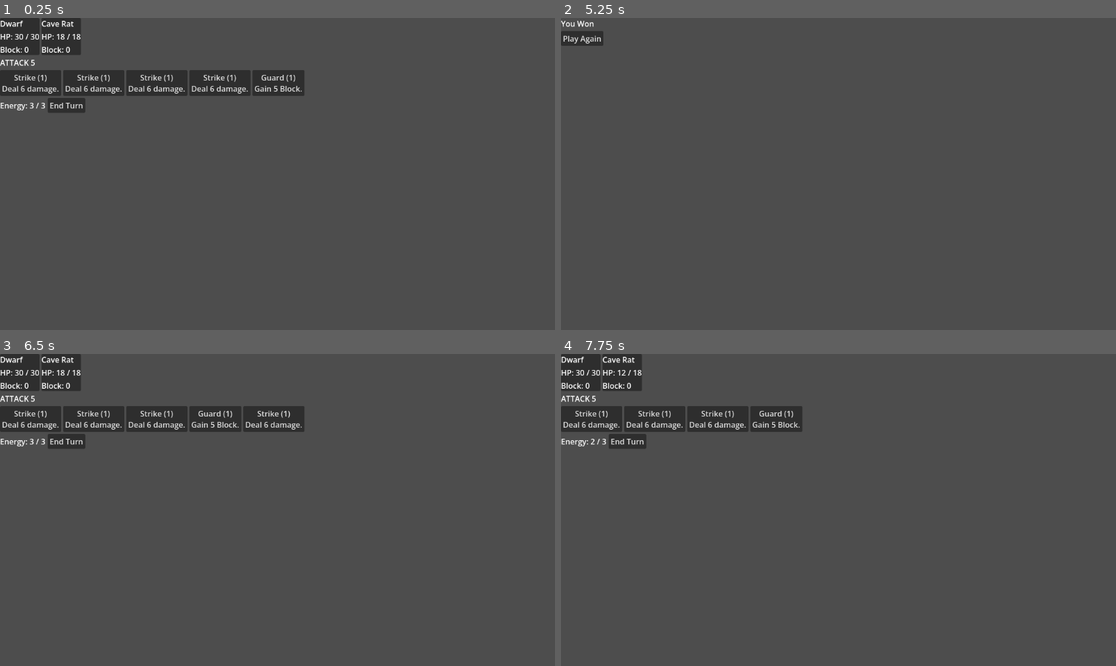
Above: before the commit, frames 1-4 (two rows, left to right).
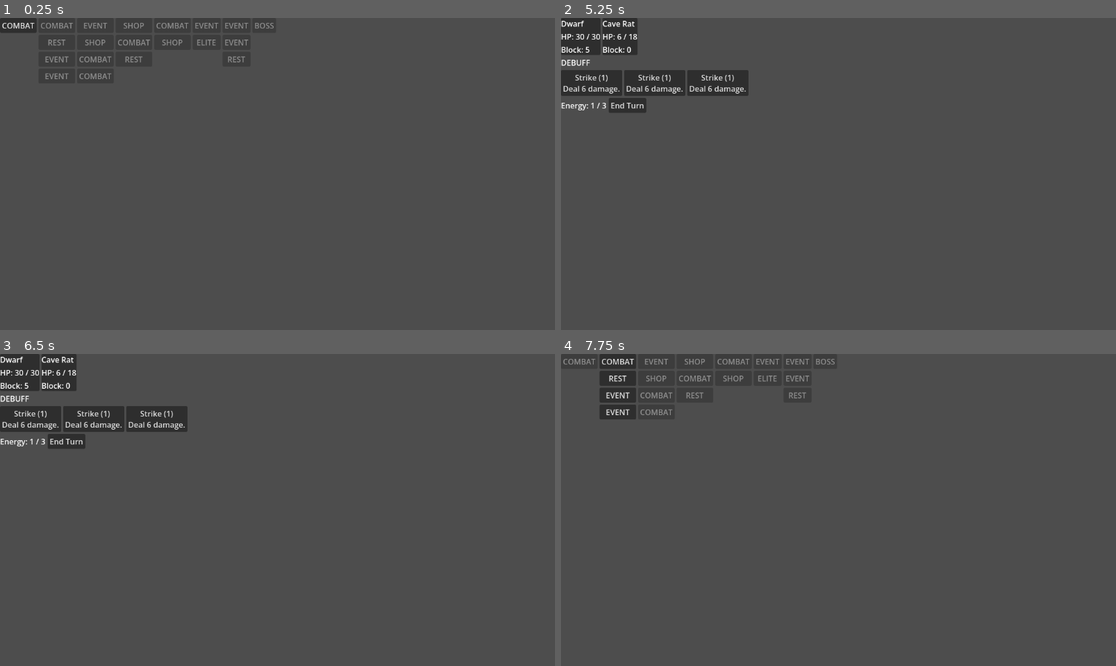
Above: after the commit, the same moments.

Repository: cedraci/nalbeuk
Game: Godot game, scene res://scripts/ui/run/run_scene.tscn
Two runs of this game, one before a commit and one after it. Both use one fixed random seed, a clock stepped at 60 frames per second and the inputs below. Before the commit the project starts from res://scripts/ui/combat/combat_demo.tscn.
Inputs (mouse positions are in pixels of both pictures, inside the frame that each line leads up to):
- Up to frame 1 (0.25 s): no input
- Up to frame 2 (5.25 s): click (594, 83) at 0.5 s, where only the run before the commit has a clickable "Strike (1) Deal 6 damage."; click (577, 24) at 1.25 s, where only the run after the commit has a clickable "COMBAT"; click "Guard (1) Gain 5 Block." at 2 s; click "Strike (1) Deal 6 damage." at 2.75 s; click "End Turn" at 3.5 s; click "Guard (1) Gain 5 Block." at 4.25 s; click "Strike (1) Deal 6 damage." at 5 s
- Up to frame 3 (6.5 s): click (22, 375) at 5.75 s, where only the run before the commit has a clickable "Play Again"
- Up to frame 4 (7.75 s): click "Strike (1) Deal 6 damage." at 6.5 s; click (583, 375) at 7.25 s, where only the run after the commit has a clickable "Play Again"

The runs differ from the first frame. In frame 1, 5.4% of the frame differs, in the area x 0-55%, y 0-31%; in frame 2, 4.2%; in frame 3, 1.7%; in frame 4, 4.8%.

Commit message:
feat: add RunScene orchestrator, replace CombatDemo as main scene
RunScene wires together MapView and the per-node-type scenes
(CombatScene, RestScene, EventScene, ShopScene, VictoryScene,
GameOverScene) into a single Control that swaps its one visible child
via _swap_to(), reusing map_view for the run's lifetime while freeing
every per-node scene on swap-away. Repoints project.godot's
run/main_scene to run_scene.tscn; combat_demo.tscn remains as a
standalone smoke test.

Co-Authored-By: Claude Sonnet 5 <noreply@anthropic.com>
Claude-Session: https://claude.ai/code/session_01RkPFJrb5Hd5fPChp1YTGgY

Diff:
--- a/project.godot
+++ b/project.godot
@@ -12,7 +12,7 @@
 
 config/name="Party Deckbuilder"
 config/features=PackedStringArray("4.7", "Forward Plus")
-run/main_scene="res://scripts/ui/combat/combat_demo.tscn"
+run/main_scene="res://scripts/ui/run/run_scene.tscn"
 
 [autoload]
 
--- /dev/null
+++ b/scripts/ui/run/run_scene.gd
@@ -0,0 +1,117 @@
+extends Control
+class_name RunScene
+
+var map_view: MapView
+var combat_scene: CombatScene
+var rest_scene: RestScene
+var event_scene: EventScene
+var shop_scene: ShopScene
+var victory_scene: VictoryScene
+var game_over_scene: GameOverScene
+
+var _current_child: Control
+
+func _ready() -> void:
+	set_anchors_preset(Control.PRESET_FULL_RECT)
+	map_view = MapView.new()
+	map_view.set_anchors_preset(Control.PRESET_FULL_RECT)
+	map_view.node_selected.connect(_on_map_node_selected)
+	RunState.start_new_run(DwarfContent.get_class_resource())
+	_show_map()
+
+func _swap_to(node: Control) -> void:
+	if _current_child != null and _current_child.get_parent() == self:
+		remove_child(_current_child)
+		if _current_child != map_view:
+			# queue_free(), not free(): this can run from inside the
+			# outgoing scene's own signal-dispatch call stack (e.g. a
+			# button's "pressed" handler chain), so freeing immediately
+			# would destroy a node still executing its own dispatch —
+			# the same bug class HandView and CombatDemo were fixed for
+			# in Plan 2A.
+			_current_child.queue_free()
+	_current_child = node
+	add_child(node)
+
+func _show_map() -> void:
+	map_view.display(RunState.map, RunState.current_node)
+	_swap_to(map_view)
+
+func _on_map_node_selected(node: MapNode) -> void:
+	match node.node_type:
+		MapNode.NodeType.COMBAT, MapNode.NodeType.ELITE, MapNode.NodeType.BOSS:
+			_start_combat(node)
+		MapNode.NodeType.EVENT:
+			_start_event(node)
+		MapNode.NodeType.REST:
+			_start_rest(node)
+		MapNode.NodeType.SHOP:
+			_start_shop(node)
+
+func _start_combat(node: MapNode) -> void:
+	var encounter := RunState.build_encounter_for_node(node)
+	combat_scene = CombatScene.new()
+	combat_scene.set_anchors_preset(Control.PRESET_FULL_RECT)
+	combat_scene.combat_dismissed.connect(_on_combat_dismissed.bind(node))
+	_swap_to(combat_scene)
+	combat_scene.start(encounter)
+
+func _on_combat_dismissed(player_won: bool, node: MapNode) -> void:
+	if player_won:
+		var gold_reward: int = _gold_reward_for(node.node_type)
+		RunState.apply_combat_reward(gold_reward, combat_scene.encounter.player.current_hp)
+		RunState.mark_node_visited_and_advance(node)
+		if node.node_type == MapNode.NodeType.BOSS:
+			_show_victory()
+		else:
+			_show_map()
+	else:
+		_show_game_over()
+
+func _gold_reward_for(node_type: MapNode.NodeType) -> int:
+	match node_type:
+		MapNode.NodeType.ELITE:
+			return RunState.ELITE_GOLD_REWARD
+		MapNode.NodeType.BOSS:
+			return RunState.BOSS_GOLD_REWARD
+		_:
+			return RunState.COMBAT_GOLD_REWARD
+
+func _start_event(node: MapNode) -> void:
+	event_scene = EventScene.new()
+	event_scene.set_anchors_preset(Control.PRESET_FULL_RECT)
+	event_scene.node_completed.connect(_on_node_completed.bind(node))
+	_swap_to(event_scene)
+	event_scene.display(EventsContent.get_random_event(RunState.rng))
+
+func _start_rest(node: MapNode) -> void:
+	rest_scene = RestScene.new()
+	rest_scene.set_anchors_preset(Control.PRESET_FULL_RECT)
+	rest_scene.node_completed.connect(_on_node_completed.bind(node))
+	_swap_to(rest_scene)
+
+func _start_shop(node: MapNode) -> void:
+	shop_scene = ShopScene.new()
+	shop_scene.set_anchors_preset(Control.PRESET_FULL_RECT)
+	shop_scene.node_completed.connect(_on_node_completed.bind(node))
+	_swap_to(shop_scene)
+
+func _on_node_completed(node: MapNode) -> void:
+	RunState.mark_node_visited_and_advance(node)
+	_show_map()
+
+func _show_victory() -> void:
+	victory_scene = VictoryScene.new()
+	victory_scene.set_anchors_preset(Control.PRESET_FULL_RECT)
+	victory_scene.new_run_requested.connect(_on_new_run_requested)
+	_swap_to(victory_scene)
+
+func _show_game_over() -> void:
+	game_over_scene = GameOverScene.new()
+	game_over_scene.set_anchors_preset(Control.PRESET_FULL_RECT)
+	game_over_scene.new_run_requested.connect(_on_new_run_requested)
+	_swap_to(game_over_scene)
+
+func _on_new_run_requested() -> void:
+	RunState.start_new_run(DwarfContent.get_class_resource())
+	_show_map()
--- /dev/null
+++ b/scripts/ui/run/run_scene.tscn
@@ -0,0 +1,10 @@
+[gd_scene load_steps=2 format=3]
+
+[ext_resource type="Script" path="res://scripts/ui/run/run_scene.gd" id="1"]
+
+[node name="RunScene" type="Control"]
+layout_mode = 3
+anchors_preset = 15
+anchor_right = 1.0
+anchor_bottom = 1.0
+script = ExtResource("1")
--- /dev/null
+++ b/tests/unit/test_run_scene.gd
@@ -0,0 +1,89 @@
+extends GutTest
+
+func test_ready_starts_a_run_and_shows_the_map():
+	var scene := RunScene.new()
+	add_child_autofree(scene)
+	assert_eq(scene.map_view.get_parent(), scene)
+
+func test_selecting_a_combat_node_shows_combat_scene():
+	var scene := RunScene.new()
+	add_child_autofree(scene)
+	var combat_node := MapNode.new(9999, MapNode.NodeType.COMBAT, 0)
+	scene.map_view.node_selected.emit(combat_node)
+	assert_eq(scene.combat_scene.get_parent(), scene)
+
+func test_selecting_an_elite_node_builds_the_elite_encounter():
+	var scene := RunScene.new()
+	add_child_autofree(scene)
+	var elite_node := MapNode.new(9999, MapNode.NodeType.ELITE, 0)
+	scene.map_view.node_selected.emit(elite_node)
+	assert_eq(scene.combat_scene.encounter.enemy.display_name, "Alpha Cave Rat")
+
+func test_selecting_an_event_node_shows_event_scene():
+	var scene := RunScene.new()
+	add_child_autofree(scene)
+	var event_node := MapNode.new(9999, MapNode.NodeType.EVENT, 0)
+	scene.map_view.node_selected.emit(event_node)
+	assert_eq(scene.event_scene.get_parent(), scene)
+
+func test_selecting_a_rest_node_shows_rest_scene():
+	var scene := RunScene.new()
+	add_child_autofree(scene)
+	var rest_node := MapNode.new(9999, MapNode.NodeType.REST, 0)
+	scene.map_view.node_selected.emit(rest_node)
+	assert_eq(scene.rest_scene.get_parent(), scene)
+
+func test_selecting_a_shop_node_shows_shop_scene():
+	var scene := RunScene.new()
+	add_child_autofree(scene)
+	var shop_node := MapNode.new(9999, MapNode.NodeType.SHOP, 0)
+	scene.map_view.node_selected.emit(shop_node)
+	assert_eq(scene.shop_scene.get_parent(), scene)
+
+func test_completing_a_rest_node_marks_it_visited_and_returns_to_map():
+	var scene := RunScene.new()
+	add_child_autofree(scene)
+	var rest_node := MapNode.new(9999, MapNode.NodeType.REST, 0)
+	scene.map_view.node_selected.emit(rest_node)
+	scene.rest_scene.heal_button.pressed.emit()
+	assert_true(rest_node.visited)
+	assert_eq(RunState.current_node, rest_node)
+	assert_eq(scene.map_view.get_parent(), scene)
+	assert_null(scene.rest_scene.get_parent())
+
+func test_winning_a_combat_node_grants_gold_and_returns_to_map():
+	var scene := RunScene.new()
+	add_child_autofree(scene)
+	var combat_node := MapNode.new(9999, MapNode.NodeType.COMBAT, 0)
+	scene.map_view.node_selected.emit(combat_node)
+	scene.combat_scene.combat_dismissed.emit(true)
+	assert_eq(RunState.gold, RunState.COMBAT_GOLD_REWARD)
+	assert_true(combat_node.visited)
+	assert_eq(RunState.current_node, combat_node)
+	assert_eq(scene.map_view.get_parent(), scene)
+
+func test_losing_a_combat_node_shows_game_over():
+	var scene := RunScene.new()
+	add_child_autofree(scene)
+	var combat_node := MapNode.new(9999, MapNode.NodeType.COMBAT, 0)
+	scene.map_view.node_selected.emit(combat_node)
+	scene.combat_scene.combat_dismissed.emit(false)
+	assert_eq(scene.game_over_scene.get_parent(), scene)
+
+func test_winning_the_boss_node_shows_victory():
+	var scene := RunScene.new()
+	add_child_autofree(scene)
+	var boss_node := MapNode.new(9999, MapNode.NodeType.BOSS, 0)
+	scene.map_view.node_selected.emit(boss_node)
+	scene.combat_scene.combat_dismissed.emit(true)
+	assert_eq(scene.victory_scene.get_parent(), scene)
+
+func test_new_run_requested_from_game_over_starts_a_fresh_run_and_shows_map():
+	var scene := RunScene.new()
+	add_child_autofree(scene)
+	var combat_node := MapNode.new(9999, MapNode.NodeType.COMBAT, 0)
+	scene.map_view.node_selected.emit(combat_node)
+	scene.combat_scene.combat_dismissed.emit(false)
+	scene.game_over_scene.new_run_button.pressed.emit()
+	assert_eq(scene.map_view.get_parent(), scene)
+	assert_eq(RunState.current_floor, 0)
